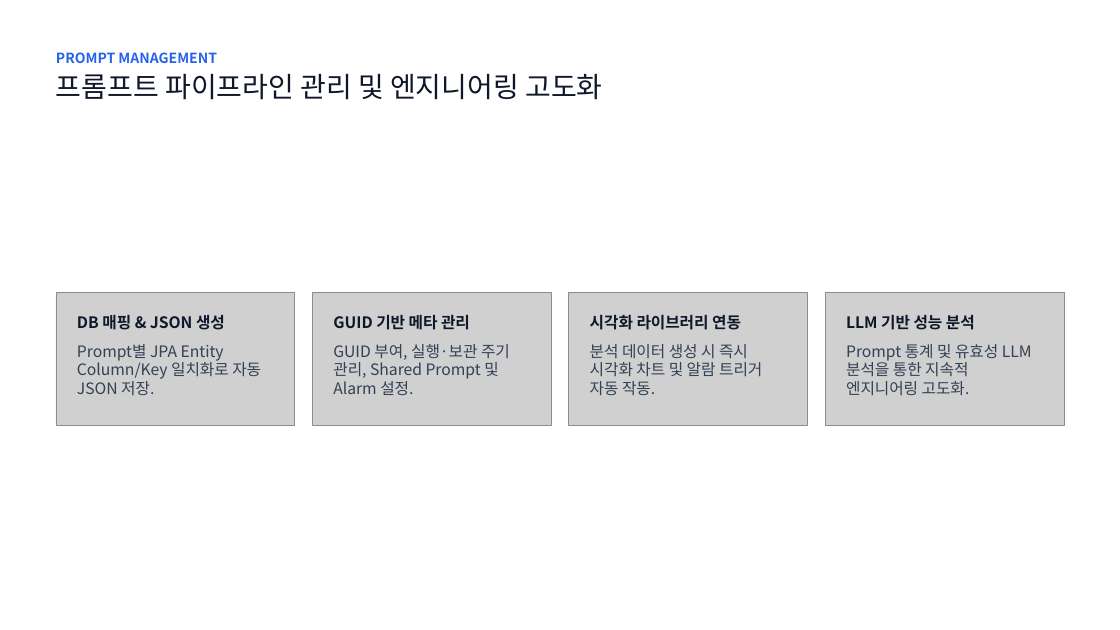
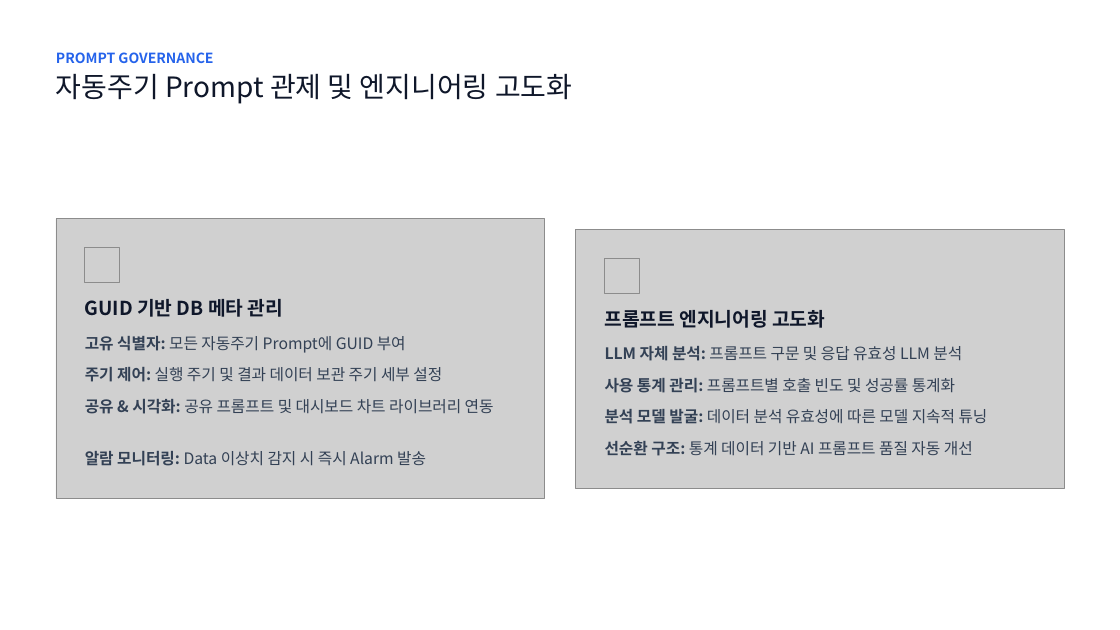
Before and after one commit to mordent/OpenProject, a slide deck: slide 9 of 제조 분야 AI Agent 아키텍처.pptx (slide 8 before the commit). Drawn at 1120x630 pixels with LibreOffice and Linux fonts; fonts in the diff are those of the drawing; grey boxes stand for pictures; background and template pictures are left out. Boxes give left, top, right and bottom in pixels: in the first picture for what was removed or moved away, otherwise in the second. Text is boxed around its words. In the diff, an @@ line names an element or a change of style, - is before the commit and + after.

```diff
--- a/제조 분야 AI Agent 아키텍처.pptx
+++ b/제조 분야 AI Agent 아키텍처.pptx
@@ text at (56, 52, 213, 63): text changed @@
-PROMPT MANAGEMENT
+PROMPT GOVERNANCE
@@ text at (56, 73, 572, 104): text changed @@
-프롬프트 파이프라인 관리 및 엔지니어링 고도화
+자동주기 Prompt 관제 및 엔지니어링 고도화
@@ picture added at (56, 218, 544, 498) @@
@@ picture added at (576, 229, 1064, 488) @@
@@ picture added at (85, 248, 120, 283) @@
@@ picture added at (605, 258, 640, 293) @@
@@ picture removed at (56, 292, 295, 425) @@
@@ text at (85, 299, 283, 317): text changed; size 13.5 to 16.5 pt @@
-GUID 기반 메타 관리
+GUID 기반 DB 메타 관리
@@ picture removed at (313, 292, 551, 425) @@
@@ picture removed at (569, 292, 807, 425) @@
@@ picture removed at (825, 292, 1064, 425) @@
@@ text removed at (77, 315, 225, 330) @@
-DB 매핑 & JSON 생성
@@ text removed at (590, 315, 741, 330) @@
-시각화 라이브러리 연동
@@ text added at (605, 310, 825, 328), 16.5 pt, text #0F172A, bold @@
+프롬프트 엔지니어링 고도화
@@ text removed at (846, 315, 975, 330) @@
-LLM 기반 성능 분석
@@ text removed at (77, 344, 261, 395) @@
-Prompt별 JPA Entity Column/Key 일치화로 자동 JSON 저장.
@@ text added at (85, 336, 406, 353), 13.5 pt, text #334155 @@
+고유 식별자: 모든 자동주기 Prompt에 GUID 부여
@@ text removed at (333, 344, 510, 395) @@
-GUID 부여, 실행·보관 주기 관리, Shared Prompt 및 Alarm 설정.
@@ text removed at (590, 344, 762, 395) @@
-분석 데이터 생성 시 즉시 시각화 차트 및 알람 트리거 자동 작동.
@@ text added at (605, 346, 962, 361), 13.5 pt, text #334155 @@
+LLM 자체 분석: 프롬프트 구문 및 응답 유효성 LLM 분석
@@ text removed at (846, 344, 1032, 395) @@
-Prompt 통계 및 유효성 LLM 분석을 통한 지속적 엔지니어링 고도화.
@@ text added at (85, 367, 442, 382), 13.5 pt, text #334155 @@
+주기 제어: 실행 주기 및 결과 데이터 보관 주기 세부 설정
@@ text added at (605, 378, 955, 393), 13.5 pt, text #334155 @@
+사용 통계 관리: 프롬프트별 호출 빈도 및 성공률 통계화
@@ text added at (85, 399, 494, 414), 13.5 pt, text #334155 @@
+공유 & 시각화: 공유 프롬프트 및 대시보드 차트 라이브러리 연동
@@ text added at (605, 409, 988, 424), 13.5 pt, text #334155 @@
+분석 모델 발굴: 데이터 분석 유효성에 따른 모델 지속적 튜닝
@@ text added at (605, 441, 973, 456), 13.5 pt, text #334155 @@
+선순환 구조: 통계 데이터 기반 AI 프롬프트 품질 자동 개선
@@ text added at (85, 451, 426, 466), 13.5 pt, text #334155 @@
+알람 모니터링: Data 이상치 감지 시 즉시 Alarm 발송
```
Also in this commit, not shown: 4 other slides changed, 8 slides added, 7 slides removed, 1 other file.
